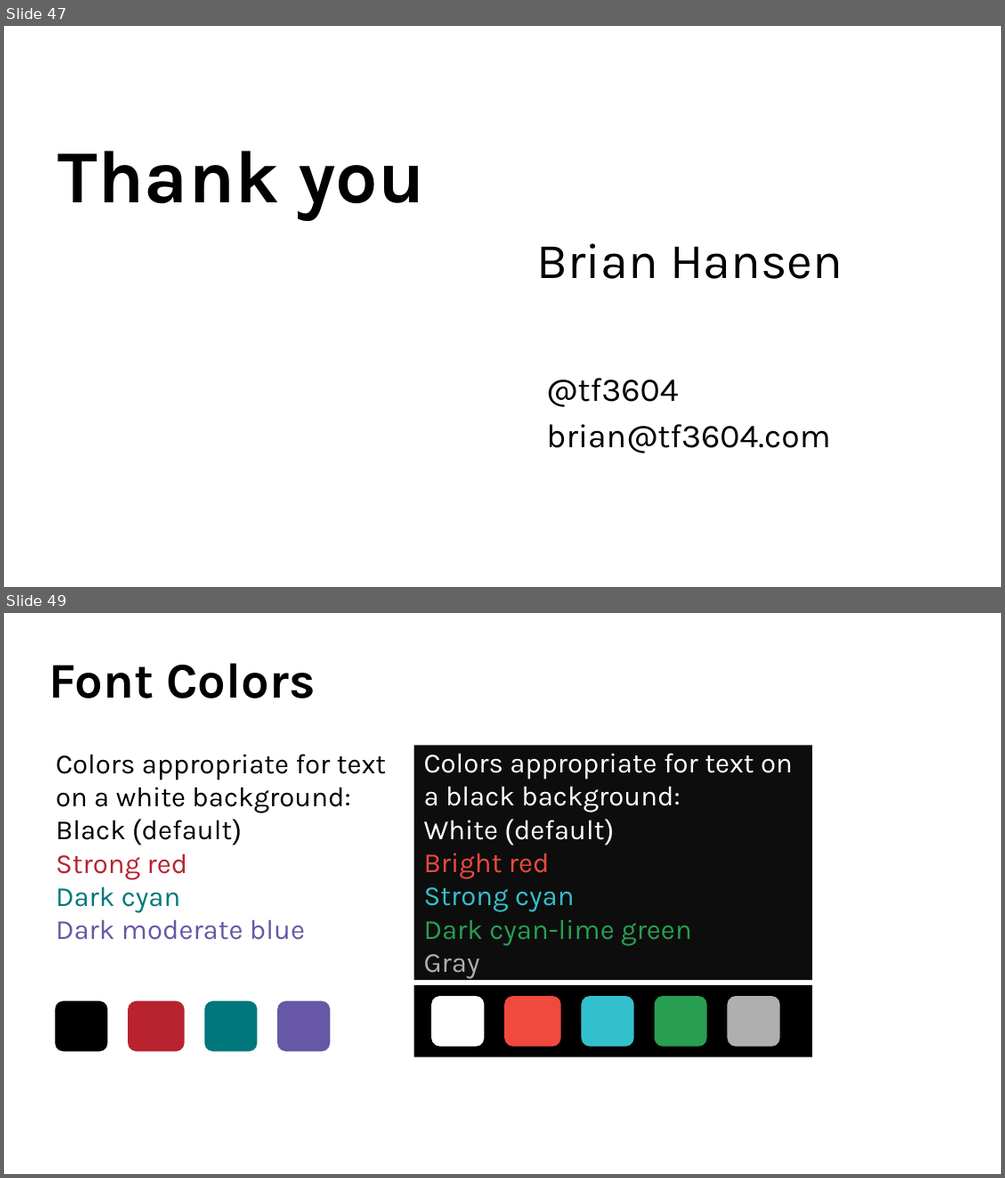
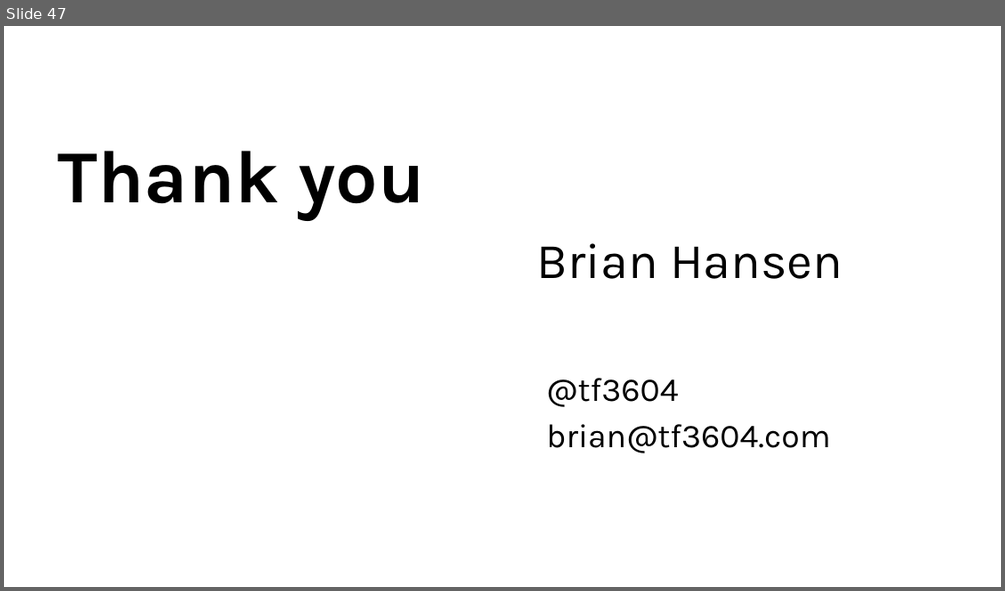
Before and after one commit to tf3604/OptimizerPresentation, a slide deck: Hansen - Get Your Optimizer to Give up All Its Secrets.pptx. Shown one above the other, each under a label of ours: slides 47 and 49 before the commit, slide 47 after it; the slides between them are not shown. The pictures are 1005x1178 and 1005x591 pixels, drawn with LibreOffice and Linux fonts; fonts in the diff are those of the drawing; background and template pictures are left out. Boxes give left, top, right and bottom in pixels: in the first picture for what was removed or moved away, otherwise in the second. Text is boxed around its words. In the diff, an @@ line names an element or a change of style, - is before the commit and + after.

```diff
--- a/Hansen - Get Your Optimizer to Give up All Its Secrets.pptx
+++ b/Hansen - Get Your Optimizer to Give up All Its Secrets.pptx
@@ slide 49 removed at [4,613,1001,1174], background picture (left out) @@
@@ title removed at [49,663,316,698] @@
-Font Colors
@@ rectangle removed at [413,745,811,980] @@
-Colors appropriate for text on a black background:
-White (default)
-Bright red
-Strong cyan
-Dark cyan-lime green
-Gray
@@ text removed at [56,754,386,940] @@
-Colors appropriate for text on a white background:
-Black (default)
-Strong red
-Dark cyan
-Dark moderate blue
@@ rectangle removed at [413,985,811,1056] @@
@@ rounded rectangle removed at [55,1001,107,1052] @@
@@ rounded rectangle removed at [128,1001,185,1052] @@
@@ rounded rectangle removed at [204,1001,257,1052] @@
@@ rounded rectangle removed at [277,1001,330,1052] @@
@@ rounded rectangle removed at [431,996,485,1046] @@
@@ rounded rectangle removed at [504,996,561,1046] @@
@@ rounded rectangle removed at [581,996,634,1046] @@
@@ rounded rectangle removed at [654,996,707,1046] @@
@@ rounded rectangle removed at [728,996,780,1046] @@
```
Also in this commit, not shown: 19 other slides removed.
